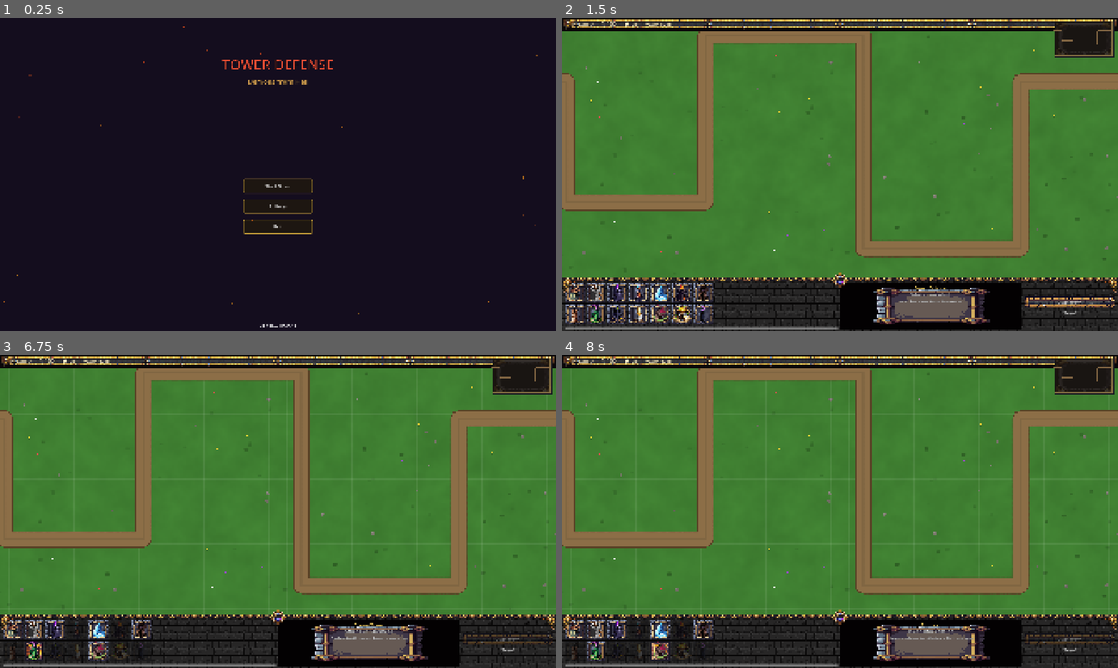
Above: before the commit, frames 1-4 (two rows, left to right).
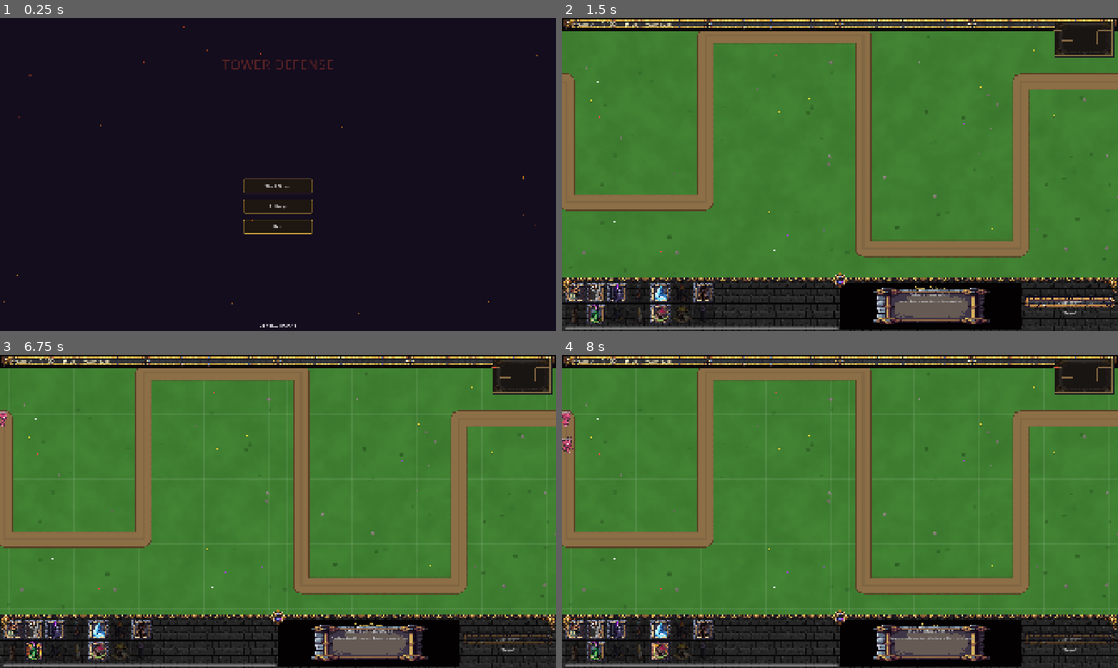
Above: after the commit, the same moments.

Repository: illertriller/tower-defense
Game: Godot game, scene res://scenes/ui/start_menu.tscn
Two runs of this game, one before a commit and one after it. Both use one fixed random seed, a clock stepped at 60 frames per second and the inputs below.
Inputs (mouse positions are in pixels of both pictures, inside the frame that each line leads up to):
- Up to frame 1 (0.25 s): no input
- Up to frame 2 (1.5 s): click "Start Game" at 0.5 s; click "Level 1 The Valley" at 1.25 s
- Up to frame 3 (6.75 s): click "Start Wave" at 2 s; click (11, 630) at 2.77 s; click (33, 630) at 3.52 s; click (55, 630) at 4.27 s; click (100, 630) at 5.02 s; click (139, 630) at 5.77 s; click (33, 652) at 6.52 s
- Up to frame 4 (8 s): click (662, 652) at 7.27 s

The runs differ from the first frame. In frame 1, 0.3% of the frame differs, in the area x 39-60%, y 13-22%; in frame 2, 1.2%, in the area x 0-28%, y 84-98%; in frame 3, less than 0.1%; in frame 4, 0.1%.
Error before the commit: Parse Error: Could not find type "AudioStreamOGGVorbis" in the current scope. (res://scripts/managers/audio_manager.gd:174)

Commit message:
fix: AudioStreamOGGVorbis → AudioStreamOggVorbis (Godot 4.6 compat)

Diff:
--- a/scripts/managers/audio_manager.gd
+++ b/scripts/managers/audio_manager.gd
@@ -171,7 +171,7 @@
 		var path = _music_paths[track_name]
 		if ResourceLoader.exists(path):
 			var stream = load(path)
-			if stream is AudioStreamOGGVorbis:
+			if stream is AudioStreamOggVorbis:
 				stream.loop = true
 			_music[track_name] = stream
 		else:
